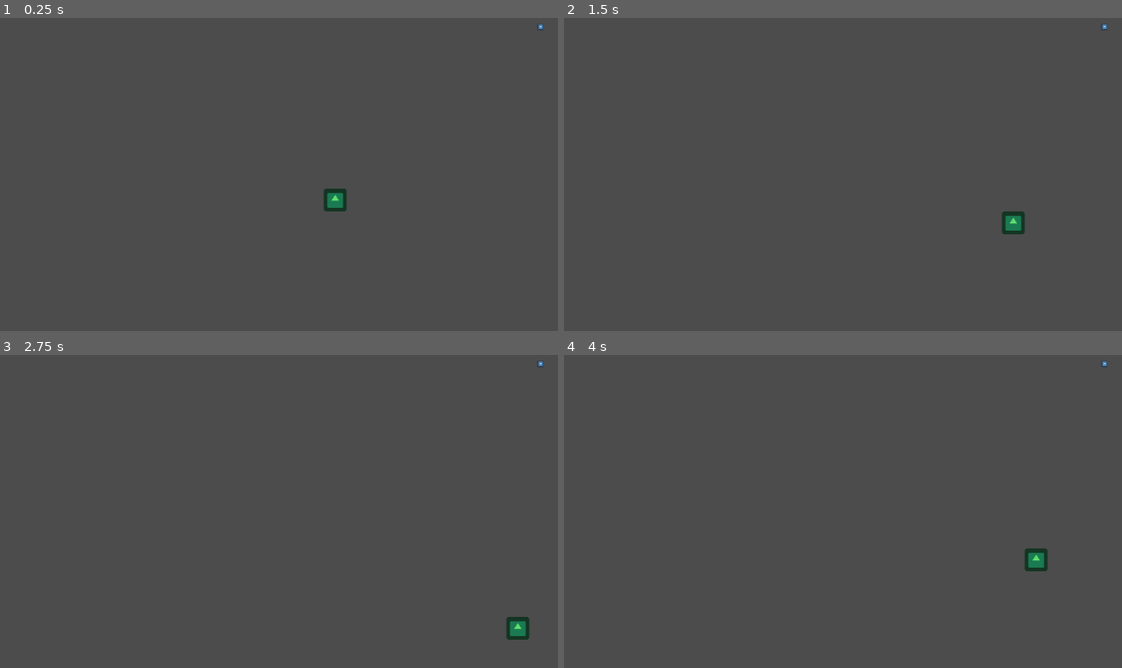
Above: before the commit, frames 1-4 (two rows, left to right).
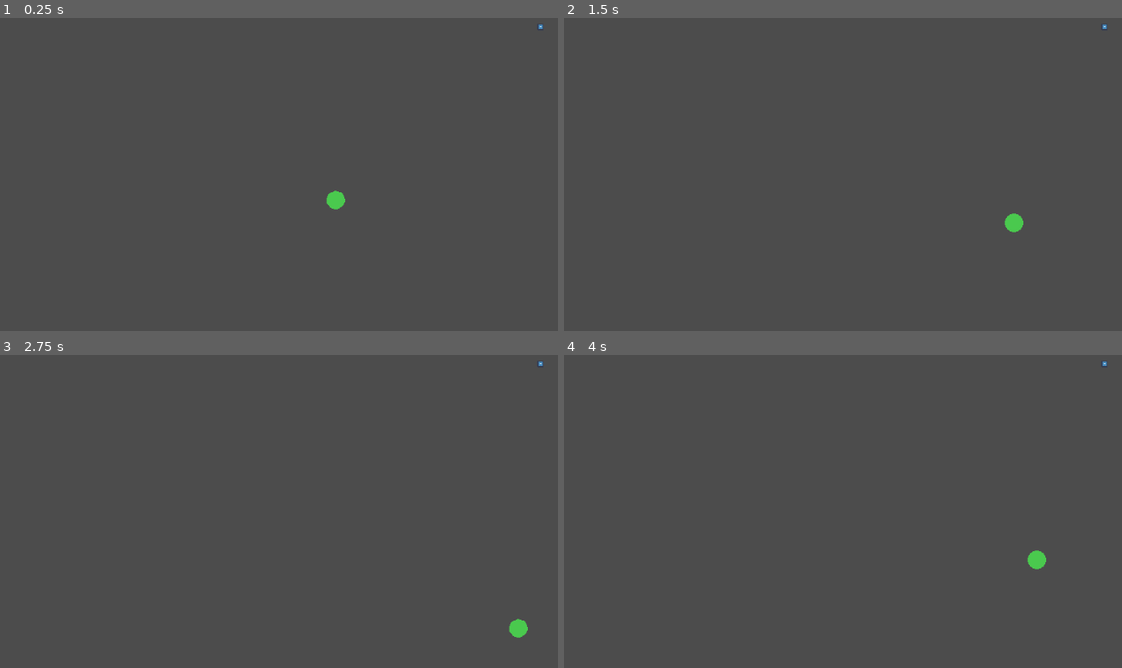
Above: after the commit, the same moments.

Repository: skarnl/godot--snake
Game: Godot game, scene res://Main.tscn
Two runs of this game, one before a commit and one after it. Both use one fixed random seed, a clock stepped at 60 frames per second and the inputs below. The project has no main scene, so this scene is started directly. The engine's default icon, where the game draws it, is replaced by a stand-in: a white triangle on a blue panel in a dark square.
Inputs:
- Up to frame 1 (0.25 s): no input
- Up to frame 2 (1.5 s): tap Enter at 0.5 s; hold Right (ui_right) 0.53-1.28 s; hold Down (ui_down) from 1.28 s (still down)
- Up to frame 3 (2.75 s): release Down (ui_down) at 2.03 s; hold Right (ui_right) from 2.03 s (still down)
- Up to frame 4 (4 s): release Right (ui_right) at 2.78 s; hold Up (ui_up) 2.78-3.53 s; hold Left (ui_left) from 3.53 s (still down)

The runs differ from the first frame. In frame 1, 0.3% of the frame differs, in the area x 57-63%, y 54-62%; in frame 2, 0.3%; in frame 3, 0.3%; in frame 4, 0.3%.

Commit message:
Add animated sprites

Diff:
--- a/snake/Main.tscn
+++ b/snake/Main.tscn
@@ -11,10 +11,11 @@
 [node name="HUD" type="CanvasLayer" parent="."]
 
 [node name="GameOverScreen" parent="HUD" instance=ExtResource( 4 )]
-
-[node name="Snake" parent="." instance=ExtResource( 1 )]
-position = Vector2( 512, 256 )
+visible = false
 
 [node name="SnakeParts" type="Node2D" parent="."]
 
 [node name="CandySpawner" parent="." instance=ExtResource( 2 )]
+
+[node name="Snake" parent="." instance=ExtResource( 1 )]
+position = Vector2( 512, 256 )
--- a/snake/Player.gd
+++ b/snake/Player.gd
@@ -18,13 +18,12 @@
 export var step_size = 32.0
 
 func _ready():
-	print("Player:_ready")
-
 	$Timer.connect("timeout", self, "_on_Timer_timeout")
 
 
 func _on_Timer_timeout():
 	move()
+	pass
 
 
 func _unhandled_input(event):
--- a/snake/SnakeHead.tscn
+++ b/snake/SnakeHead.tscn
@@ -1,15 +1,33 @@
-[gd_scene load_steps=4 format=2]
+[gd_scene load_steps=5 format=2]
 
-[ext_resource path="res://icon.png" type="Texture" id=1]
+[ext_resource path="res://snake-spritesheet.png" type="Texture" id=1]
 [ext_resource path="res://Player.gd" type="Script" id=2]
 
 [sub_resource type="CircleShape2D" id=1]
-radius = 68.7474
+radius = 13.9026
+
+[sub_resource type="Animation" id=2]
+resource_name = "loop"
+length = 0.5
+loop = true
+tracks/0/type = "value"
+tracks/0/path = NodePath(".:frame")
+tracks/0/interp = 1
+tracks/0/loop_wrap = true
+tracks/0/imported = false
+tracks/0/enabled = true
+tracks/0/keys = {
+"times": PoolRealArray( 0, 0.1, 0.2, 0.3, 0.4 ),
+"transitions": PoolRealArray( 1, 1, 1, 1, 1 ),
+"update": 1,
+"values": [ 0, 2, 4, 6, 8 ]
+}
 
 [node name="Snake" type="Sprite"]
 self_modulate = Color( 0.376471, 0.87451, 0.431373, 1 )
-scale = Vector2( 0.25, 0.25 )
 texture = ExtResource( 1 )
+hframes = 10
+frame = 8
 script = ExtResource( 2 )
 
 [node name="Timer" type="Timer" parent="."]
@@ -21,3 +39,7 @@
 
 [node name="CollisionShape2D" type="CollisionShape2D" parent="KinematicBody2D"]
 shape = SubResource( 1 )
+
+[node name="AnimationPlayer" type="AnimationPlayer" parent="."]
+autoplay = "loop"
+anims/loop = SubResource( 2 )
--- a/snake/SnakePart.tscn
+++ b/snake/SnakePart.tscn
@@ -1,9 +1,31 @@
-[gd_scene load_steps=3 format=2]
+[gd_scene load_steps=4 format=2]
 
-[ext_resource path="res://icon.png" type="Texture" id=1]
+[ext_resource path="res://snake-spritesheet.png" type="Texture" id=1]
 [ext_resource path="res://SnakePart.gd" type="Script" id=2]
 
+[sub_resource type="Animation" id=1]
+resource_name = "loop"
+length = 0.5
+loop = true
+tracks/0/type = "value"
+tracks/0/path = NodePath(".:frame")
+tracks/0/interp = 1
+tracks/0/loop_wrap = true
+tracks/0/imported = false
+tracks/0/enabled = true
+tracks/0/keys = {
+"times": PoolRealArray( 0, 0.1, 0.2, 0.3, 0.4 ),
+"transitions": PoolRealArray( 1, 1, 1, 1, 1 ),
+"update": 1,
+"values": [ 1, 3, 5, 7, 9 ]
+}
+
 [node name="Snake" type="Sprite"]
-scale = Vector2( 0.25, 0.25 )
 texture = ExtResource( 1 )
+hframes = 10
+frame = 1
 script = ExtResource( 2 )
+
+[node name="AnimationPlayer" type="AnimationPlayer" parent="."]
+autoplay = "loop"
+anims/loop = SubResource( 1 )
Binary file added: snake/snake-spritesheet.png
Not shown, added: snake/snake-spritesheet.png.import
